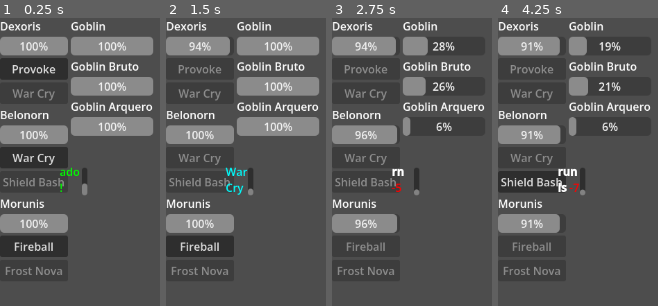
Above: before the commit, frames 1-4 (left to right).
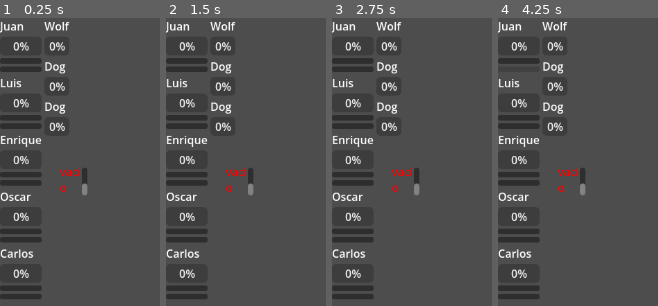
Above: after the commit, the same moments.

Repository: FormosoCrl/Juego-Clicker-Sin-Nombre-Por-Ahora
Game: Godot game, scene res://scenes/arena/combat.tscn
Same seed, same stepped clock (60 frames per second), same inputs: the game is played once before the commit and once after it. This scene is started directly instead of the project's main scene.
Inputs (mouse positions are in pixels of both pictures, inside the frame that each line leads up to):
- Up to frame 1 (0.25 s): no input
- Up to frame 2 (1.5 s): click (199, 69) at 0.5 s, where only the run before the commit has a clickable "Provoke"; click (199, 156) at 1.25 s, where only the run before the commit has a clickable "War Cry"
- Up to frame 3 (2.75 s): click (365, 245) at 2 s, where only the run before the commit has a clickable "Fireball"
- Up to frame 4 (4.25 s): click (518, 61) at 2.77 s; click (518, 69) at 3.52 s

The runs differ from the first frame. In frame 1, 32% of the frame differs, in the area x 0-96%, y 1-98%; in frame 2, 29%; in frame 3, 20%; in frame 4, 21%.

Commit message:
fix(arena): remove _add_test_team() from combat.gd
Co-Authored-By: Claude Sonnet 4.6 <noreply@anthropic.com>

Diff:
--- a/juego-clicker/scripts/arena/combat.gd
+++ b/juego-clicker/scripts/arena/combat.gd
@@ -1,7 +1,6 @@
 extends Control
 
 const EnemyData = preload("res://scripts/arena/EnemyData.gd")
-const CharacterFactory = preload("res://scripts/characters/CharacterFactory.gd")
 
 @onready var combat_manager = $CombatManager
 @onready var combat_log: RichTextLabel = $CombatLog
@@ -15,15 +14,7 @@
 func _ready() -> void:
 	_build_slot_references()
 	_connect_combat_manager()
-	_add_test_team()
 	_start_combat()
-
-func _add_test_team() -> void:
-	for i in range(3):
-		var rarity: String = ["comun", "especial", "raro"][i]
-		var character: Character = CharacterFactory.create_procedural(rarity)
-		GameState.roster.append(character)
-		GameState.team.append(character)
 
 func _build_slot_references() -> void:
 	for i in range(1, 6):
